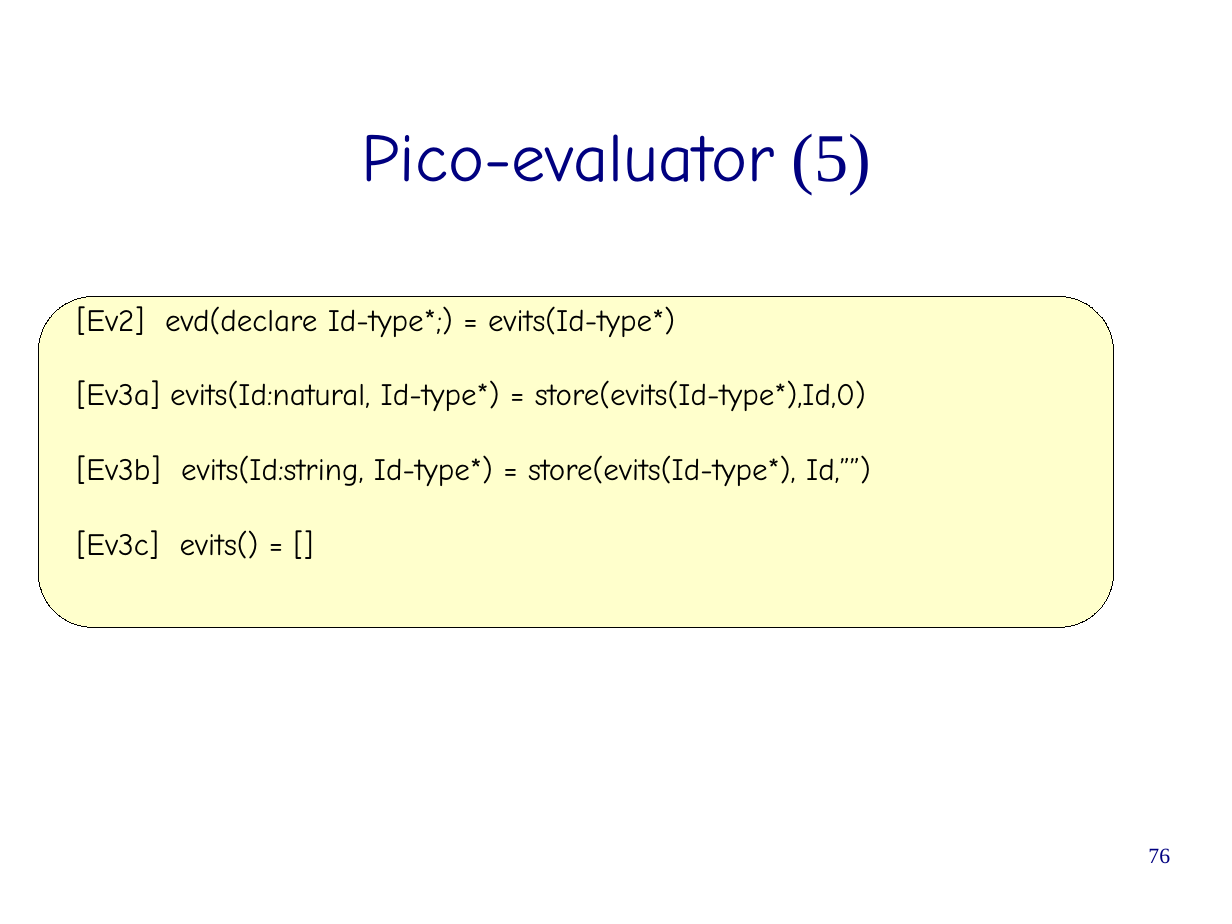
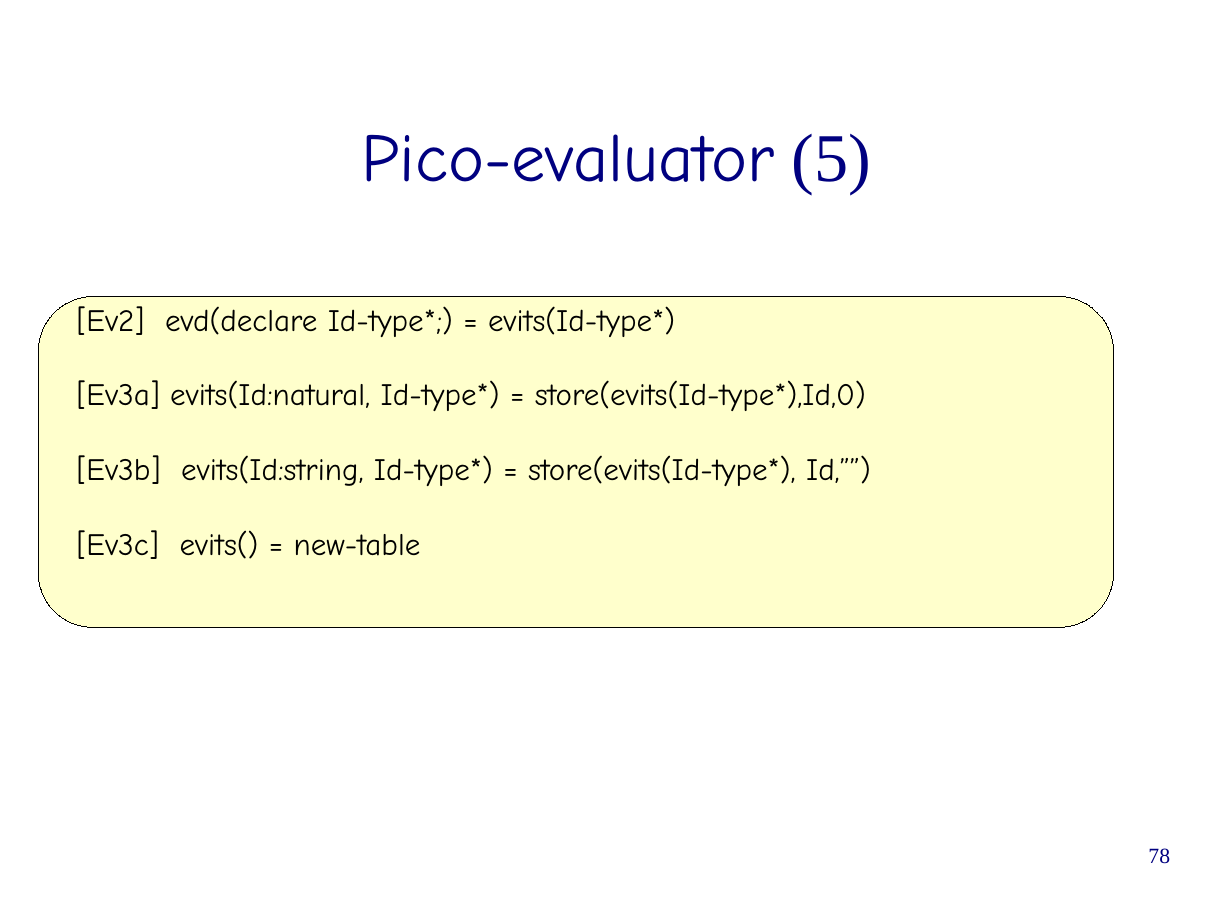
Before and after one commit to cwi-swat/meta-environment, a slide deck: slide 78 of meta-doc/extraction-transformation/6-asfsdf-intro/asfsdf-intro.odp (slide 76 before the commit). Drawn at 1232x924 pixels with LibreOffice and Linux fonts; fonts in the diff are those of the drawing; background and template pictures are left out. Boxes give left, top, right and bottom in pixels: in the first picture for what was removed or moved away, otherwise in the second. Text is boxed around its words. In the diff, an @@ line names an element or a change of style, - is before the commit and + after.

Commit message:
Fixed a number of typos and added slides on list matching and lexical constructor functions.

```diff
--- a/meta-doc/extraction-transformation/6-asfsdf-intro/asfsdf-intro.odp
+++ b/meta-doc/extraction-transformation/6-asfsdf-intro/asfsdf-intro.odp
@@ text at bbox=[77, 530, 421, 559]: text changed @@
-[Ev3c] evits() = []
+[Ev3c] evits() = new-table
@@ page number at bbox=[1148, 848, 1170, 864]: text changed @@
-76
+78
```
Also in this commit, not shown: 9 other slides changed, 8 slides added.
